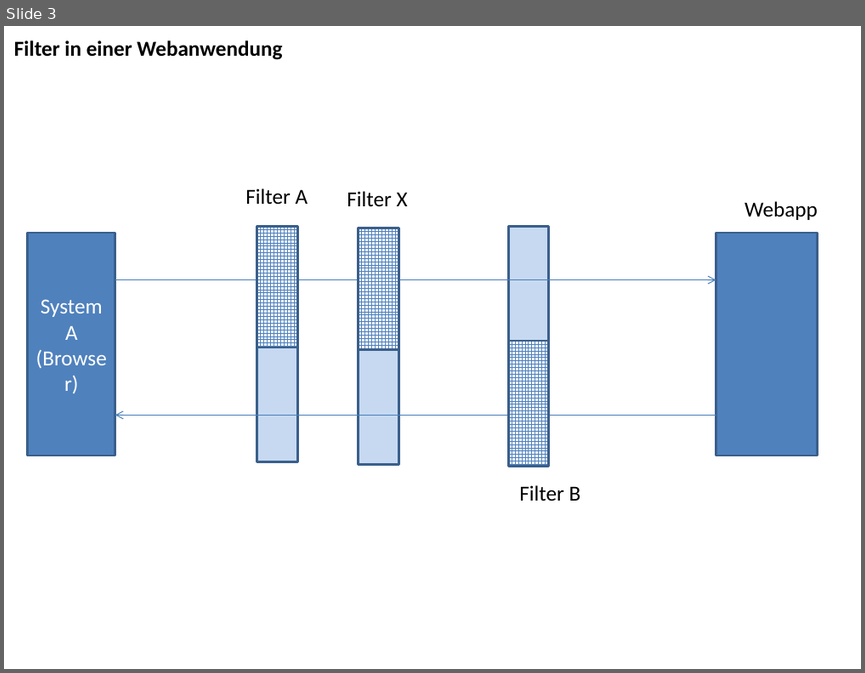
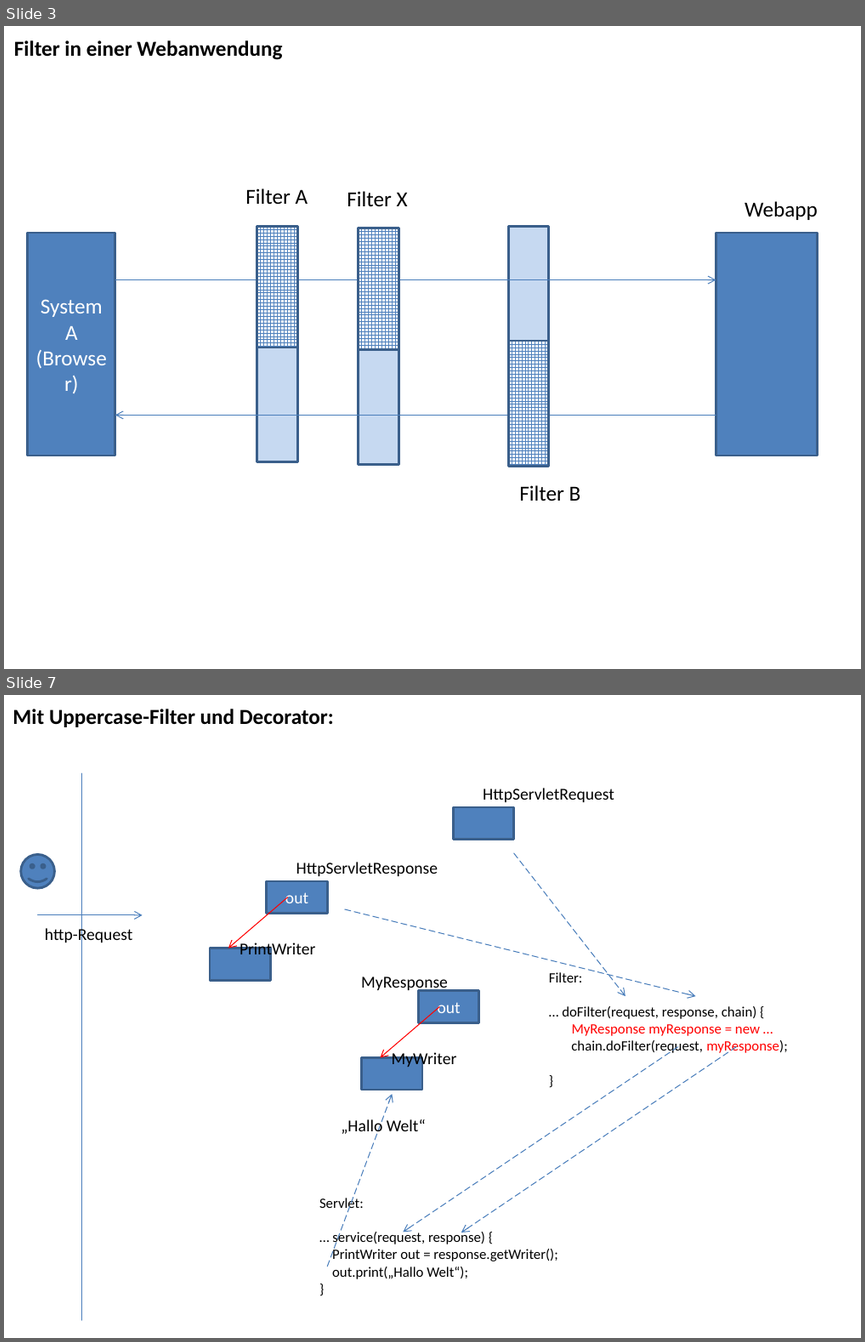
Before and after one commit to ccjavad/wcd_114058, a slide deck: Diagramme/Filter.pptx. Shown one above the other, each under a label of ours: slide 3 before the commit, slides 3 and 7 after it; the slides between them are not shown. The pictures are 865x673 and 865x1342 pixels, drawn with LibreOffice and Linux fonts; fonts in the diff are those of the drawing. Boxes give left, top, right and bottom in pixels: in the first picture for what was removed or moved away, otherwise in the second. Text is boxed around its words. In the diff, an @@ line names an element or a change of style, - is before the commit and + after.

```diff
--- a/Diagramme/Filter.pptx
+++ b/Diagramme/Filter.pptx
@@ slide 7 added at (x1=4, y1=695, x2=861, y2=1338), background #FFFFFF @@
@@ text added at (x1=12, y1=709, x2=334, y2=727), 18 pt, text #000000, bold @@
+Mit Uppercase-Filter und Decorator:
@@ line added from (82, 774) to (82, 1320), #4B7EBC 0.75 pt @@
@@ text added at (x1=483, y1=788, x2=614, y2=802), 14 pt, text #000000 @@
+HttpServletRequest
@@ rectangle added at (x1=453, y1=807, x2=514, y2=839), fill #4F81BD, outline #3A5F8C 2 pt @@
@@ smiley face added at (x1=21, y1=854, x2=54, y2=888), fill #4F81BD, outline #3A5F8C 2 pt @@
@@ text added at (x1=296, y1=862, x2=438, y2=876), 14 pt, text #000000 @@
+HttpServletResponse
@@ arrow added from (514, 853) to (625, 996), #4B7EBC 0.75 pt dashed @@
@@ arrow added from (288, 897) to (228, 947), #FF0000 0.75 pt @@
@@ rectangle added at (x1=266, y1=881, x2=327, y2=913), fill #4F81BD, outline #3A5F8C 2 pt, 14 pt, text #FFFFFF @@
+out
@@ arrow added from (37, 915) to (142, 915), #4B7EBC 0.75 pt @@
@@ arrow added from (345, 909) to (695, 996), #4B7EBC 0.75 pt dashed @@
@@ text added at (x1=45, y1=926, x2=132, y2=945), 14 pt, text #000000 @@
+http-Request
@@ rectangle added at (x1=210, y1=947, x2=270, y2=980), fill #4F81BD, outline #3A5F8C 2 pt @@
@@ text added at (x1=239, y1=942, x2=315, y2=959), 14 pt, text #000000 @@
+PrintWriter
@@ text added at (x1=549, y1=972, x2=787, y2=1055), 12 pt, text #000000 @@
+Filter:
+… doFilter(request, response, chain) {
+MyResponse myResponse = new …
+chain.doFilter(request, myResponse);
+}
@@ text added at (x1=361, y1=976, x2=448, y2=993), 14 pt, text #000000 @@
+MyResponse
@@ rectangle added at (x1=419, y1=991, x2=479, y2=1022), fill #4F81BD, outline #3A5F8C 2 pt, 14 pt, text #FFFFFF @@
+out
@@ arrow added from (439, 1007) to (381, 1057), #FF0000 0.75 pt @@
@@ arrow added from (677, 1046) to (404, 1231), #4B7EBC 0.75 pt dashed @@
@@ arrow added from (736, 1046) to (461, 1232), #4B7EBC 0.75 pt dashed @@
@@ rectangle added at (x1=361, y1=1057, x2=422, y2=1089), fill #4F81BD, outline #3A5F8C 2 pt @@
@@ text added at (x1=392, y1=1052, x2=457, y2=1068), 14 pt, text #000000 @@
+MyWriter
@@ arrow added from (327, 1265) to (392, 1094), #4B7EBC 0.75 pt dashed @@
@@ text added at (x1=341, y1=1118, x2=426, y2=1136), 14 pt, text #000000 @@
+„Hallo Welt“
@@ text added at (x1=319, y1=1197, x2=557, y2=1279), 12 pt, text #000000 @@
+Servlet:
+… service(request, response) {
+PrintWriter out = response.getWriter();
+out.print(„Hallo Welt“);
+}
```
Also in this commit, not shown: 3 other slides added, 12 other files.
